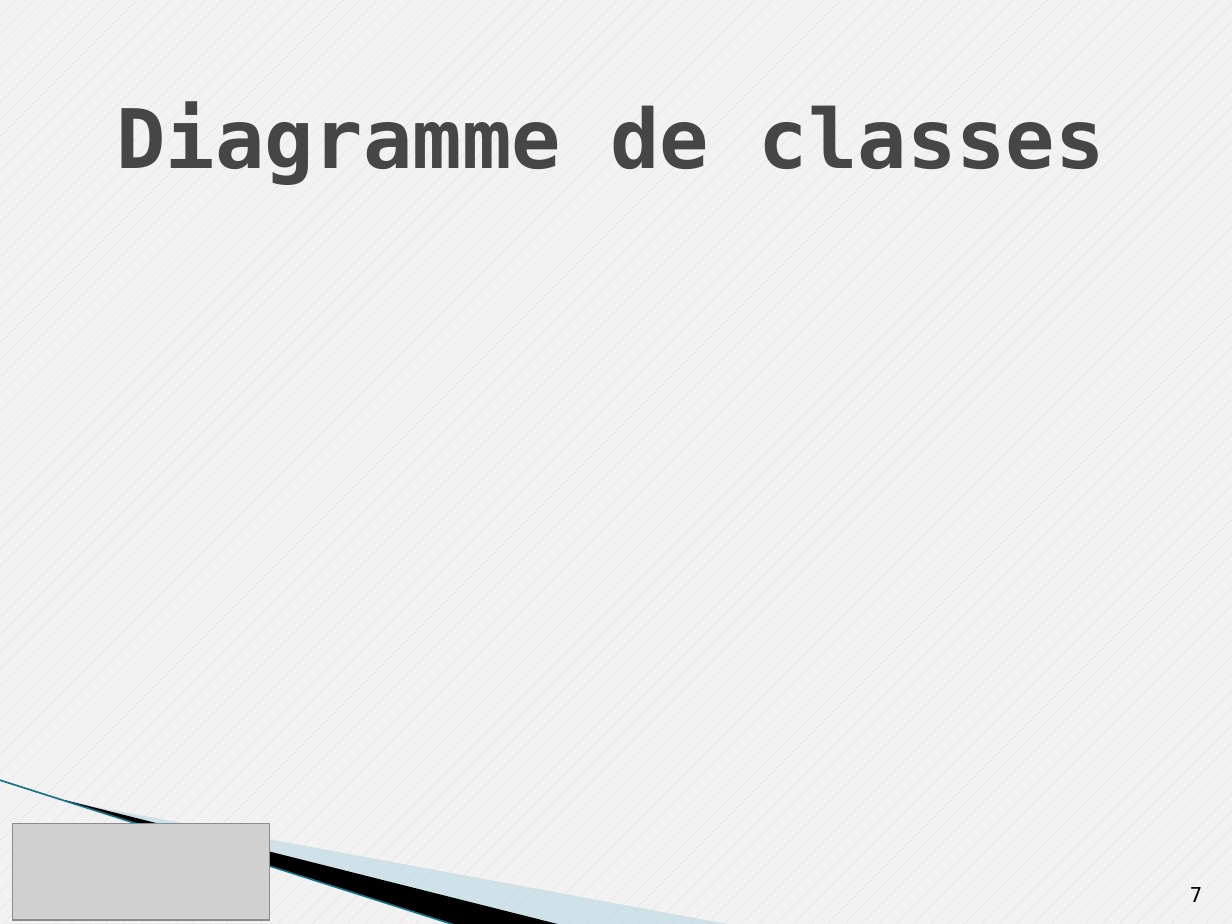
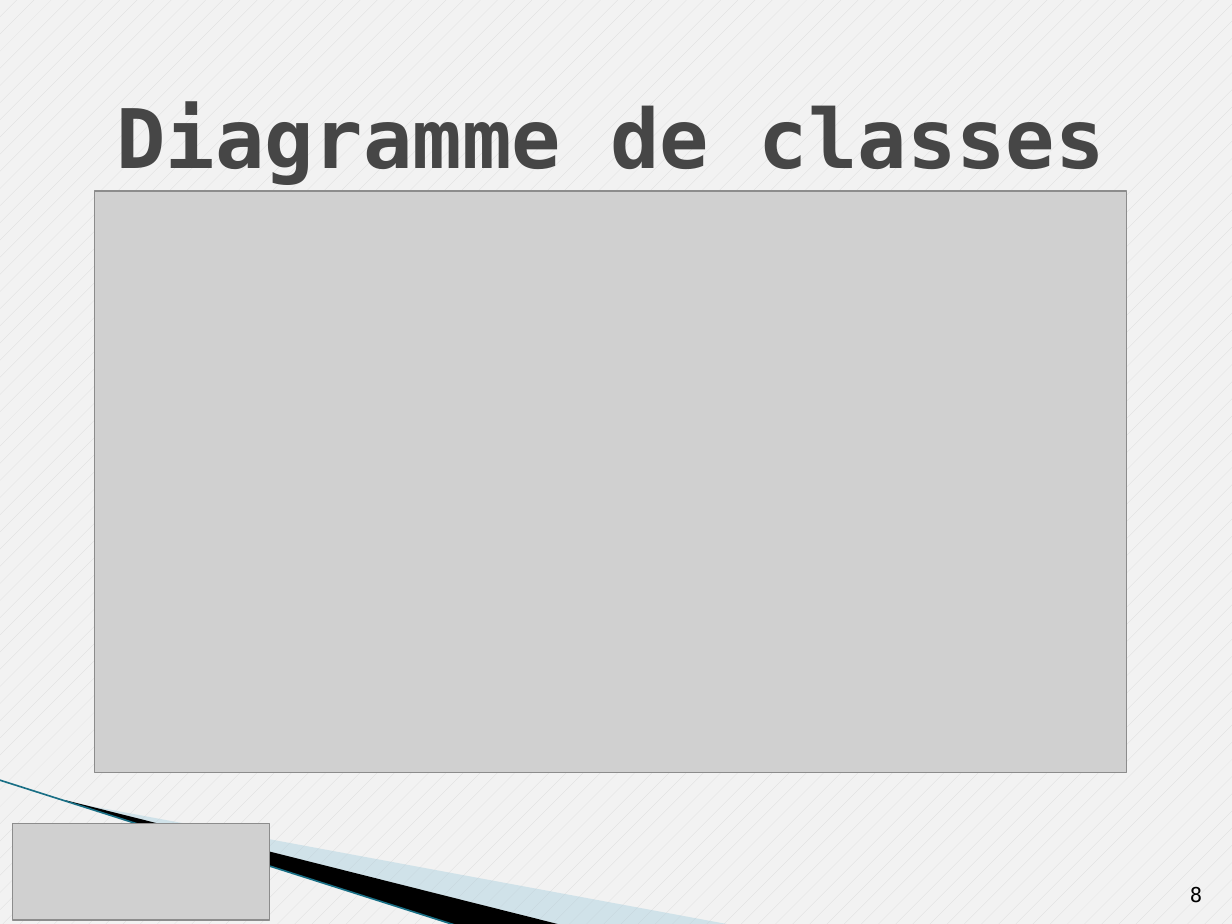
Before and after one commit to Tenacy/AndroidProject, a slide deck: slide 8 of Rapport/Presentation.pptx (slide 7 before the commit). Drawn at 1232x924 pixels with LibreOffice and Linux fonts; fonts in the diff are those of the drawing; grey boxes stand for pictures; background and template pictures are left out. Boxes give left, top, right and bottom in pixels: in the first picture for what was removed or moved away, otherwise in the second. Text is boxed around its words. In the diff, an @@ line names an element or a change of style, - is before the commit and + after.

```diff
--- a/Rapport/Presentation.pptx
+++ b/Rapport/Presentation.pptx
@@ picture added at (95, 191, 1127, 772) @@
@@ page number at (1190, 886, 1202, 903): text changed @@
-7
+8
```
Also in this commit, not shown: 8 other slides changed, 19 slides added, 1 slide removed, 1 other file.
